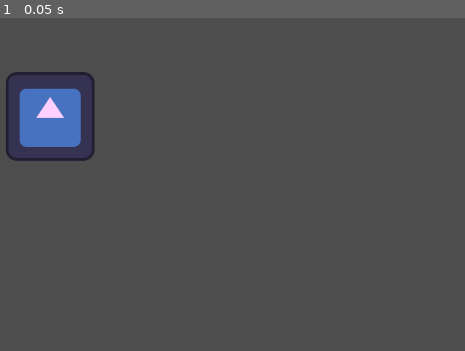
Above: before the commit, frame 1.
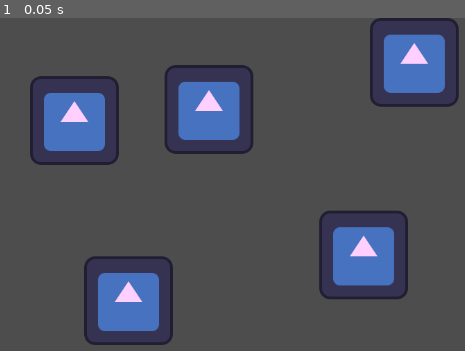
Above: after the commit, the same moment.

Repository: bezark/Lab-1-Walkthrough
Game: Godot game, scene res://Cool Robot.tscn
Two runs of this game, one before a commit and one after it. Both use one fixed random seed, a clock stepped at 60 frames per second and the inputs below. Before the commit the project starts from res://Dummy.tscn. The engine's default icon, where the game draws it, is replaced by a stand-in: a white triangle on a blue panel in a dark square.
Inputs:
- Up to frame 1 (0.05 s): no input

The runs differ from the first frame. In frame 1, 25% of the frame differs, in the area x 1-99%, y 0-99%.

Commit message:
Made 6 robots
also renamed scene

Diff:
--- /dev/null
+++ b/Lab 1 in Class Demo/Cool Robot.tscn
@@ -0,0 +1,30 @@
+[gd_scene load_steps=2 format=3 uid="uid://b1ia7jnnc8yqu"]
+
+[ext_resource type="Texture2D" uid="uid://c3ko4c4oh7urr" path="res://icon.svg" id="1_htyvx"]
+
+[node name="Dummy" type="Node2D"]
+
+[node name="Icon" type="Sprite2D" parent="."]
+modulate = Color(1, 0.815686, 1, 1)
+position = Vector2(214, 148)
+texture = ExtResource("1_htyvx")
+
+[node name="Icon2" type="Sprite2D" parent="."]
+modulate = Color(1, 0.815686, 1, 1)
+position = Vector2(408, 132)
+texture = ExtResource("1_htyvx")
+
+[node name="Icon3" type="Sprite2D" parent="."]
+modulate = Color(1, 0.815686, 1, 1)
+position = Vector2(704, 64)
+texture = ExtResource("1_htyvx")
+
+[node name="Icon4" type="Sprite2D" parent="."]
+modulate = Color(1, 0.815686, 1, 1)
+position = Vector2(292, 408)
+texture = ExtResource("1_htyvx")
+
+[node name="Icon5" type="Sprite2D" parent="."]
+modulate = Color(1, 0.815686, 1, 1)
+position = Vector2(631, 342)
+texture = ExtResource("1_htyvx")
--- a/Lab 1 in Class Demo/Dummy.tscn
+++ /dev/null
@@ -1,10 +0,0 @@
-[gd_scene load_steps=2 format=3 uid="uid://b1ia7jnnc8yqu"]
-
-[ext_resource type="Texture2D" uid="uid://c3ko4c4oh7urr" path="res://icon.svg" id="1_k0vma"]
-
-[node name="Dummy" type="Node2D"]
-
-[node name="Icon" type="Sprite2D" parent="."]
-modulate = Color(1, 0.815686, 1, 1)
-position = Vector2(179, 142)
-texture = ExtResource("1_k0vma")
--- a/Lab 1 in Class Demo/project.godot
+++ b/Lab 1 in Class Demo/project.godot
@@ -11,6 +11,6 @@
 [application]
 
 config/name="Lab 1 in Class Demo"
-run/main_scene="res://Dummy.tscn"
+run/main_scene="res://Cool Robot.tscn"
 config/features=PackedStringArray("4.2", "Forward Plus")
 config/icon="res://icon.svg"
